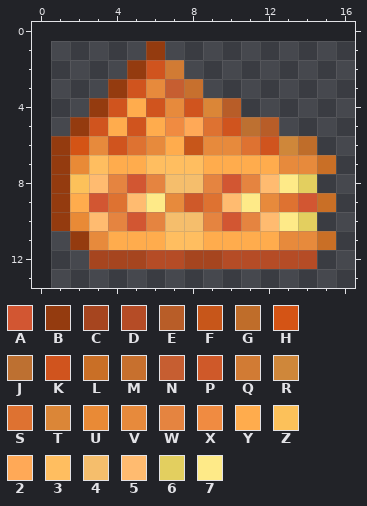
Pixel-art sprite, stored at items/generic/food/applecinnamonpie.png. The picture above was drawn from the file before the commit.
The file is 16x14 pixels. Colours within 5 levels of each other are drawn and written as one. The old version is drawn lined up with the new one, on the new canvas.
Palette (. is transparent): A #d25632  B #943b0f  C #a6451f  D #b54c26  E #b85d28  F #c7561a  G #bf6d2a  H #d45415  J #bd7031  K #d0541e  L #c96f26  M #c7702e  N #c65e31  P #cf5929  Q #d17b34  R #cf873a  S #de7231  T #db8637  U #e98a36  V #e78a3c  W #e58440  X #f08b41  Y #ffac4d  Z #fcc15a  2 #ffa957  3 #ffbe60  4 #f5be6c  5 #ffbb70  6 #e3cf5f  7 #feea88
Pixels before, first column x 1:
 1 .....B.........
 2 ....BKQ........
 3 ...BKVNM.......
 4 ..BKYKVKTE.....
 5 .BKYKYX2SKJE...
 6 BHVKSVYFVVSKRG.
 7 BU3YY333YYYYVVL
 8 BZ5WAW44WAW576.
 9 BYAS57VPS57VSAL
10 BU5WAW44WAW576.
11 .BVYYY33YYYYVVL
12 ..CCCDDCCDDDDD.
After:
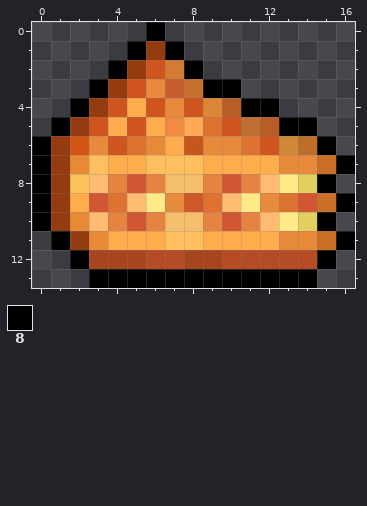
Colours new in this view: 8 #000000
Diff:
canvas 16x14 -> 17x14, the old top-left corner now at 1,1 (the part of the old canvas that was cut away was empty and is not shown)
y 0: x 6 . -> 8
y 1: x 5 . -> 8; x 7 . -> 8
y 2: x 4 . -> 8; x 8 . -> 8
y 3: x 3 . -> 8; x 9..10 .. -> 88
y 4: x 2 . -> 8; x 11..12 .. -> 88
y 5: x 1 . -> 8; x 13..14 .. -> 88
y 6: x 0 . -> 8; x 15 . -> 8
y 7: x 0 . -> 8; x 16 . -> 8
y 8: x 0 . -> 8; x 15 . -> 8
y 9: x 0 . -> 8; x 16 . -> 8
y 10: x 0 . -> 8; x 15 . -> 8
y 11: x 1 . -> 8; x 16 . -> 8
y 12: x 2 . -> 8; x 15 . -> 8
y 13: x 3..14 ............ -> 888888888888
Boxes around the changes in both pictures, in picture pixels (x1, y1, x2, y2):
added: (32, 22, 355, 288)
